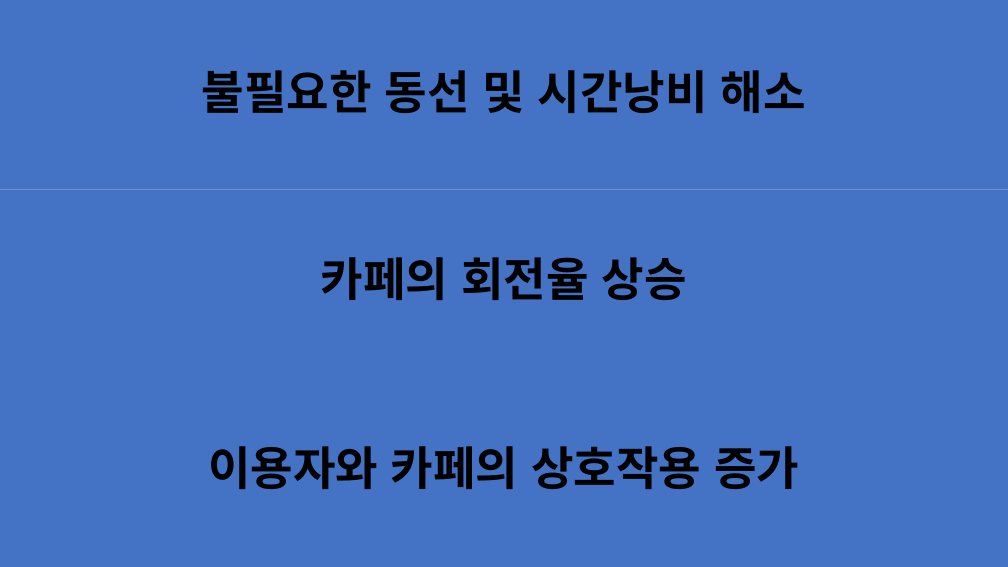
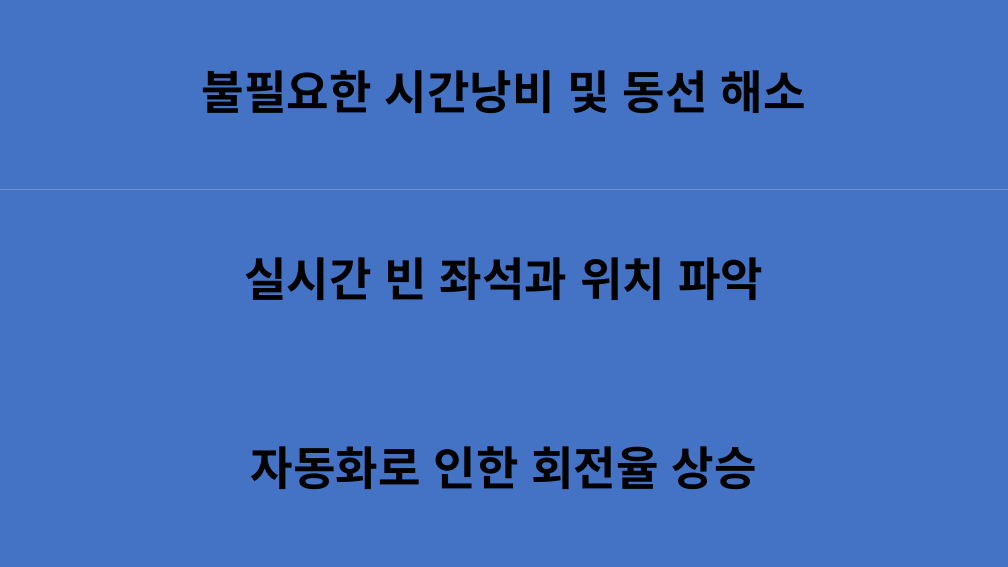
Before and after one commit to jjeamin/Hackathon, a slide deck: slide 7 of infomation/해커톤 IT(그것)팀 PPT.pptx. Drawn at 1008x567 pixels with LibreOffice and Linux fonts; fonts in the diff are those of the drawing. Boxes give left, top, right and bottom in pixels: in the first picture for what was removed or moved away, otherwise in the second. Text is boxed around its words. In the diff, an @@ line names an element or a change of style, - is before the commit and + after.

Commit message:
UPDATE PPT

```diff
--- a/infomation/해커톤 IT(그것)팀 PPT.pptx
+++ b/infomation/해커톤 IT(그것)팀 PPT.pptx
@@ text at (202,70,806,113): text changed @@
-불필요한 동선 및 시간낭비 해소
+불필요한 시간낭비 및 동선 해소
@@ title at (244,257,763,300): text changed @@
-카페의 회전율 상승
+실시간 빈 좌석과 위치 파악
@@ text at (251,446,757,489): text changed @@
-이용자와 카페의 상호작용 증가
+자동화로 인한 회전율 상승
```
Also in this commit, not shown: 1 other slide changed, 7 slides added, 3 slides removed, 1 other file.
